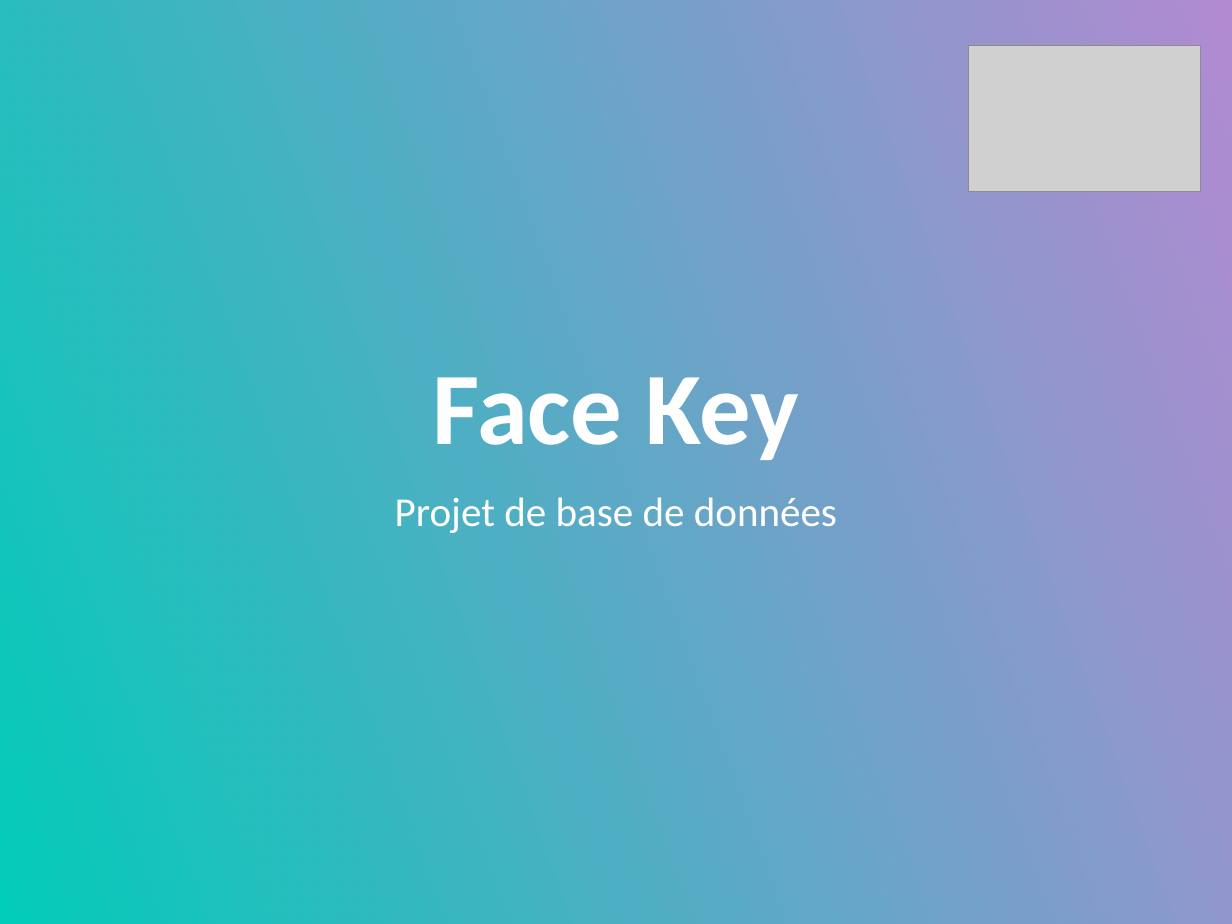
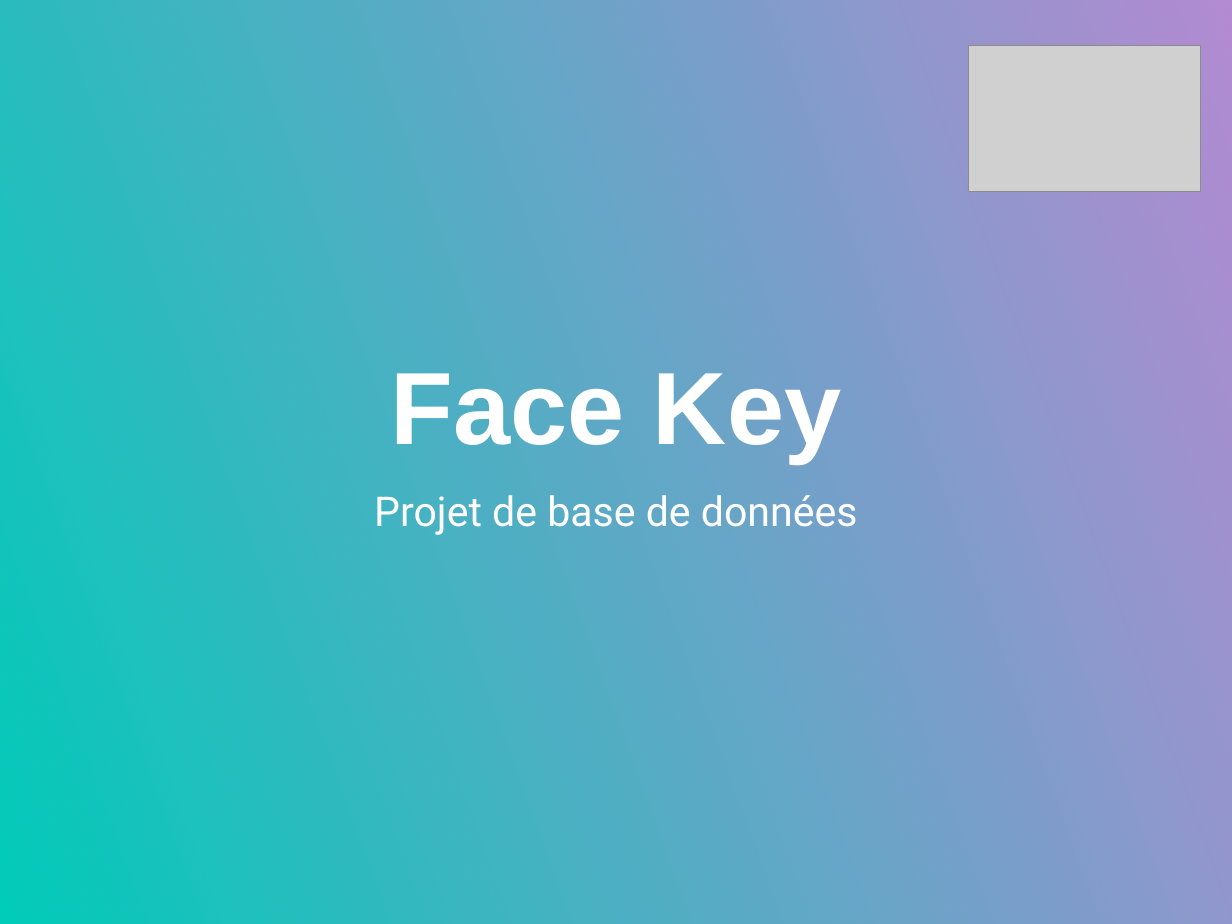
Before and after one commit to MattVil/Face_Key, a slide deck: slide 1 of projet/Projet bdd.pptx. Drawn at 1232x924 pixels with LibreOffice and Linux fonts; fonts in the diff are those of the drawing; grey boxes stand for pictures. Boxes give left, top, right and bottom in pixels: in the first picture for what was removed or moved away, otherwise in the second. Text is boxed around its words. In the diff, an @@ line names an element or a change of style, - is before the commit and + after.

```diff
--- a/projet/Projet bdd.pptx
+++ b/projet/Projet bdd.pptx
@@ title "Face Key" at (391,373,841,464): font Calibri to Arial @@
@@ subtitle "Projet de base de données" at (374,495,858,535): font Calibri to Roboto @@
```
Also in this commit, not shown: 7 other slides changed, 47 other files.
